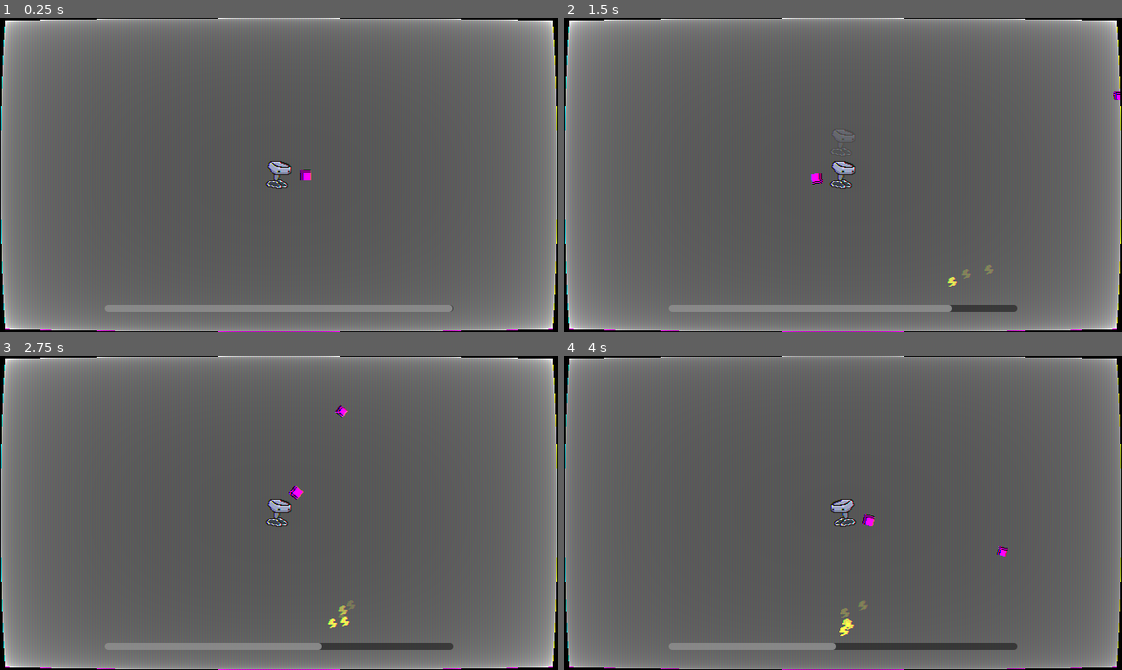
Above: before the commit, frames 1-4 (two rows, left to right).
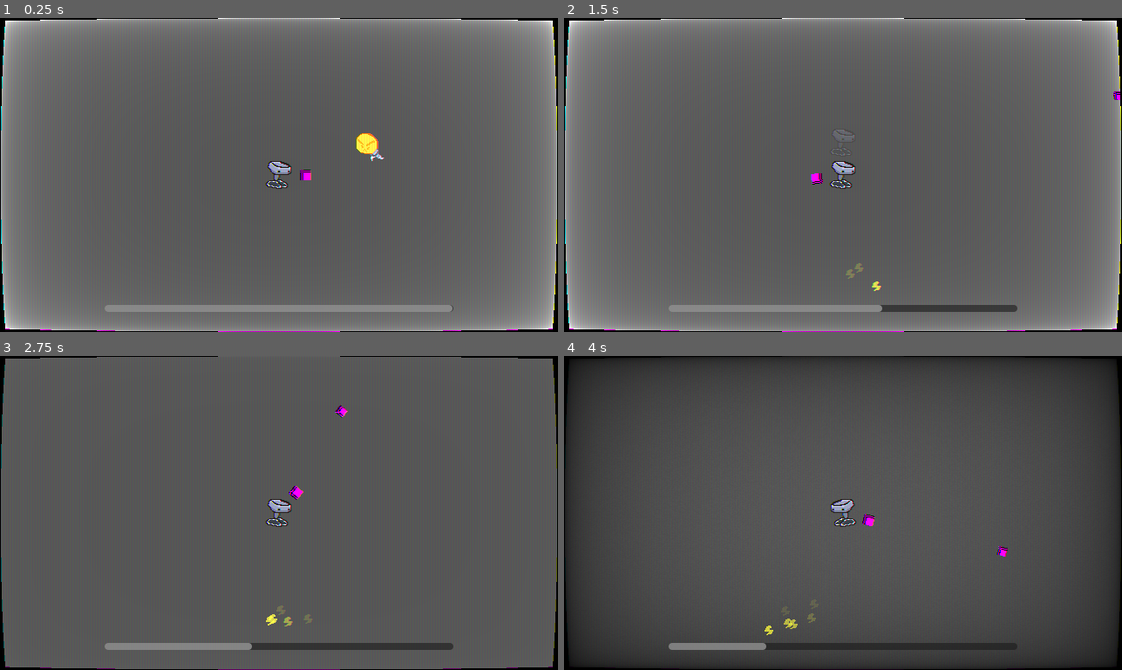
Above: after the commit, the same moments.

Repository: kinghos/GMTK-Game-Jam-2026
Game: Godot game, scene res://scenes/level/level.tscn
Two runs of this game, one before a commit and one after it. Both use one fixed random seed, a clock stepped at 60 frames per second and the inputs below.
Inputs (mouse positions are in pixels of both pictures, inside the frame that each line leads up to):
- Up to frame 1 (0.25 s): no input
- Up to frame 2 (1.5 s): move the mouse to (965, 159) at 0.52 s; press the mouse at (965, 159) at 0.53 s; hold D (Right) 0.53-1.28 s; move the mouse to (731, 190) at 1.27 s; release the mouse at (731, 190) at 1.28 s; hold S (Down) from 1.28 s (still down); tap Shift (Sprint) at 1.35 s
- Up to frame 3 (2.75 s): tap Enter at 2 s; move the mouse to (334, 443) at 2.02 s; release S (Down) at 2.03 s; press the mouse at (334, 443) at 2.03 s; hold D (Right) from 2.03 s (still down)
- Up to frame 4 (4 s): move the mouse to (815, 575) at 2.77 s; release D (Right) at 2.78 s; release the mouse at (815, 575) at 2.78 s; hold W (Up) 2.78-3.53 s; tap Shift (Sprint) at 2.85 s; tap Space at 3.5 s; move the mouse to (1010, 560) at 3.52 s; press the mouse at (1010, 560) at 3.53 s; hold A (Left) from 3.53 s (still down)

The runs differ from the first frame. In frame 1, 0.3% of the frame differs, in the area x 63-69%, y 36-46%; in frame 2, 0.5%; in frame 3, 18%; in frame 4, 42%, in the area x 0-100%, y 0-100%.

Commit message:
lightbomb

Diff:
--- a/project.godot
+++ b/project.godot
@@ -76,6 +76,7 @@
 2d_physics/layer_4="Boundaries"
 2d_physics/layer_5="Player bullets"
 2d_physics/layer_6="Drops"
+2d_physics/layer_7="Explosion Area"
 
 [physics]
 
--- /dev/null
+++ b/scenes/enemies/lightbomb.gd
@@ -0,0 +1,18 @@
+extends Enemy
+@onready var explosion_sprite: AnimatedSprite2D = $ExplosionSprite
+@onready var asp: AudioStreamPlayer = $AudioStreamPlayer
+
+func _ready() -> void:
+	enemy_type = "lightbomb"
+
+
+
+func _on_explosion_area_body_entered(body: Node2D) -> void:
+	if body is Player:
+		explosion_sprite.show()
+		explosion_sprite.play("kaboom")
+		asp.play()
+		body.use_charge(damage)
+		$CollisionShape2D.set_deferred("disabled", true)
+		await explosion_sprite.animation_finished
+		queue_free()
--- /dev/null
+++ b/scenes/enemies/lightbomb.tscn
@@ -0,0 +1,245 @@
+[gd_scene format=3 uid="uid://ddets33eig4gx"]
+
+[ext_resource type="PackedScene" uid="uid://hqm0xru0ae3j" path="res://scenes/enemies/base_enemy.tscn" id="1_n8o0g"]
+[ext_resource type="Script" uid="uid://xdemlct3g1iu" path="res://scenes/enemies/lightbomb.gd" id="2_c2wah"]
+[ext_resource type="Texture2D" uid="uid://b76lr6jve3whm" path="res://assets/sprites/lightbulb.png" id="2_w7kay"]
+[ext_resource type="Texture2D" uid="uid://cw3kebnpb8n63" path="res://assets/sprites/explosion.png" id="4_kbc8m"]
+[ext_resource type="AudioStream" uid="uid://ec7i0m11focs" path="res://assets/audio/deltarune-explosion.mp3" id="5_rpfdf"]
+
+[sub_resource type="AtlasTexture" id="AtlasTexture_c2wah"]
+atlas = ExtResource("2_w7kay")
+region = Rect2(0, 0, 32, 32)
+
+[sub_resource type="AtlasTexture" id="AtlasTexture_kbc8m"]
+atlas = ExtResource("2_w7kay")
+region = Rect2(32, 0, 32, 32)
+
+[sub_resource type="AtlasTexture" id="AtlasTexture_rpfdf"]
+atlas = ExtResource("2_w7kay")
+region = Rect2(64, 0, 32, 32)
+
+[sub_resource type="AtlasTexture" id="AtlasTexture_jvpq2"]
+atlas = ExtResource("2_w7kay")
+region = Rect2(96, 0, 32, 32)
+
+[sub_resource type="AtlasTexture" id="AtlasTexture_p3w7u"]
+atlas = ExtResource("2_w7kay")
+region = Rect2(128, 0, 32, 32)
+
+[sub_resource type="AtlasTexture" id="AtlasTexture_1058s"]
+atlas = ExtResource("2_w7kay")
+region = Rect2(160, 0, 32, 32)
+
+[sub_resource type="AtlasTexture" id="AtlasTexture_yir1u"]
+atlas = ExtResource("2_w7kay")
+region = Rect2(192, 0, 32, 32)
+
+[sub_resource type="AtlasTexture" id="AtlasTexture_bl2sq"]
+atlas = ExtResource("2_w7kay")
+region = Rect2(224, 0, 32, 32)
+
+[sub_resource type="AtlasTexture" id="AtlasTexture_enqrq"]
+atlas = ExtResource("2_w7kay")
+region = Rect2(256, 0, 32, 32)
+
+[sub_resource type="AtlasTexture" id="AtlasTexture_su82a"]
+atlas = ExtResource("2_w7kay")
+region = Rect2(288, 0, 32, 32)
+
+[sub_resource type="AtlasTexture" id="AtlasTexture_tyeri"]
+atlas = ExtResource("2_w7kay")
+region = Rect2(320, 0, 32, 32)
+
+[sub_resource type="SpriteFrames" id="SpriteFrames_c2wah"]
+animations = [{
+"frames": [{
+"duration": 1.0,
+"texture": SubResource("AtlasTexture_c2wah")
+}, {
+"duration": 1.0,
+"texture": SubResource("AtlasTexture_kbc8m")
+}, {
+"duration": 1.0,
+"texture": SubResource("AtlasTexture_rpfdf")
+}, {
+"duration": 1.0,
+"texture": SubResource("AtlasTexture_jvpq2")
+}, {
+"duration": 1.0,
+"texture": SubResource("AtlasTexture_p3w7u")
+}, {
+"duration": 1.0,
+"texture": SubResource("AtlasTexture_1058s")
+}, {
+"duration": 1.0,
+"texture": SubResource("AtlasTexture_yir1u")
+}, {
+"duration": 1.0,
+"texture": SubResource("AtlasTexture_bl2sq")
+}, {
+"duration": 1.0,
+"texture": SubResource("AtlasTexture_enqrq")
+}, {
+"duration": 1.0,
+"texture": SubResource("AtlasTexture_su82a")
+}, {
+"duration": 1.0,
+"texture": SubResource("AtlasTexture_tyeri")
+}],
+"loop": 1,
+"name": &"run",
+"speed": 12.0
+}]
+
+[sub_resource type="CircleShape2D" id="CircleShape2D_k5ghg"]
+radius = 29.15476
+
+[sub_resource type="AtlasTexture" id="AtlasTexture_faxbh"]
+atlas = ExtResource("4_kbc8m")
+region = Rect2(0, 0, 96, 96)
+
+[sub_resource type="AtlasTexture" id="AtlasTexture_x0yki"]
+atlas = ExtResource("4_kbc8m")
+region = Rect2(96, 0, 96, 96)
+
+[sub_resource type="AtlasTexture" id="AtlasTexture_x8t63"]
+atlas = ExtResource("4_kbc8m")
+region = Rect2(192, 0, 96, 96)
+
+[sub_resource type="AtlasTexture" id="AtlasTexture_vblb3"]
+atlas = ExtResource("4_kbc8m")
+region = Rect2(288, 0, 96, 96)
+
+[sub_resource type="AtlasTexture" id="AtlasTexture_0xpso"]
+atlas = ExtResource("4_kbc8m")
+region = Rect2(384, 0, 96, 96)
+
+[sub_resource type="AtlasTexture" id="AtlasTexture_e7xd4"]
+atlas = ExtResource("4_kbc8m")
+region = Rect2(480, 0, 96, 96)
+
+[sub_resource type="AtlasTexture" id="AtlasTexture_pol17"]
+atlas = ExtResource("4_kbc8m")
+region = Rect2(576, 0, 96, 96)
+
+[sub_resource type="AtlasTexture" id="AtlasTexture_tnc67"]
+atlas = ExtResource("4_kbc8m")
+region = Rect2(672, 0, 96, 96)
+
+[sub_resource type="AtlasTexture" id="AtlasTexture_gricb"]
+atlas = ExtResource("4_kbc8m")
+region = Rect2(768, 0, 96, 96)
+
+[sub_resource type="AtlasTexture" id="AtlasTexture_asa81"]
+atlas = ExtResource("4_kbc8m")
+region = Rect2(864, 0, 96, 96)
+
+[sub_resource type="AtlasTexture" id="AtlasTexture_l3yyv"]
+atlas = ExtResource("4_kbc8m")
+region = Rect2(960, 0, 96, 96)
+
+[sub_resource type="AtlasTexture" id="AtlasTexture_cka84"]
+atlas = ExtResource("4_kbc8m")
+region = Rect2(1056, 0, 96, 96)
+
+[sub_resource type="AtlasTexture" id="AtlasTexture_3j0pg"]
+atlas = ExtResource("4_kbc8m")
+region = Rect2(1152, 0, 96, 96)
+
+[sub_resource type="AtlasTexture" id="AtlasTexture_a6yvi"]
+atlas = ExtResource("4_kbc8m")
+region = Rect2(1248, 0, 96, 96)
+
+[sub_resource type="AtlasTexture" id="AtlasTexture_m7egc"]
+atlas = ExtResource("4_kbc8m")
+region = Rect2(1344, 0, 96, 96)
+
+[sub_resource type="AtlasTexture" id="AtlasTexture_ybv2a"]
+atlas = ExtResource("4_kbc8m")
+region = Rect2(1440, 0, 96, 96)
+
+[sub_resource type="SpriteFrames" id="SpriteFrames_k5ghg"]
+animations = [{
+"frames": [{
+"duration": 1.0,
+"texture": SubResource("AtlasTexture_faxbh")
+}, {
+"duration": 1.0,
+"texture": SubResource("AtlasTexture_x0yki")
+}, {
+"duration": 1.0,
+"texture": SubResource("AtlasTexture_x8t63")
+}, {
+"duration": 1.0,
+"texture": SubResource("AtlasTexture_vblb3")
+}, {
+"duration": 1.0,
+"texture": SubResource("AtlasTexture_0xpso")
+}, {
+"duration": 1.0,
+"texture": SubResource("AtlasTexture_e7xd4")
+}, {
+"duration": 1.0,
+"texture": SubResource("AtlasTexture_pol17")
+}, {
+"duration": 1.0,
+"texture": SubResource("AtlasTexture_tnc67")
+}, {
+"duration": 1.0,
+"texture": SubResource("AtlasTexture_gricb")
+}, {
+"duration": 1.0,
+"texture": SubResource("AtlasTexture_asa81")
+}, {
+"duration": 1.0,
+"texture": SubResource("AtlasTexture_l3yyv")
+}, {
+"duration": 1.0,
+"texture": SubResource("AtlasTexture_cka84")
+}, {
+"duration": 1.0,
+"texture": SubResource("AtlasTexture_3j0pg")
+}, {
+"duration": 1.0,
+"texture": SubResource("AtlasTexture_a6yvi")
+}, {
+"duration": 1.0,
+"texture": SubResource("AtlasTexture_m7egc")
+}, {
+"duration": 1.0,
+"texture": SubResource("AtlasTexture_ybv2a")
+}],
+"loop": 0,
+"name": &"kaboom",
+"speed": 24.0
+}]
+
+[node name="Lightbomb" unique_id=1193687902 instance=ExtResource("1_n8o0g")]
+script = ExtResource("2_c2wah")
+hp = 10
+damage = 30
+speed = 100
+
+[node name="Sprite2D" parent="." index="1" unique_id=162748549]
+sprite_frames = SubResource("SpriteFrames_c2wah")
+animation = &"run"
+autoplay = "run"
+frame_progress = 0.76641977
+
+[node name="ExplosionArea" type="Area2D" parent="." index="4" unique_id=105444748]
+collision_layer = 64
+
+[node name="CollisionShape2D" type="CollisionShape2D" parent="ExplosionArea" index="0" unique_id=1569346037]
+shape = SubResource("CircleShape2D_k5ghg")
+
+[node name="ExplosionSprite" type="AnimatedSprite2D" parent="." index="5" unique_id=875309463]
+visible = false
+sprite_frames = SubResource("SpriteFrames_k5ghg")
+animation = &"kaboom"
+autoplay = "kaboom"
+
+[node name="AudioStreamPlayer" type="AudioStreamPlayer" parent="." index="6" unique_id=473423202]
+stream = ExtResource("5_rpfdf")
+volume_db = -1.93
+
+[connection signal="body_entered" from="ExplosionArea" to="." method="_on_explosion_area_body_entered"]
--- a/scenes/level/level.gd
+++ b/scenes/level/level.gd
@@ -22,5 +22,5 @@
 		await get_tree().create_timer(0.5).timeout
 		var fodder: Enemy = FODDER.instantiate()
 		fodder.global_position = player_pos + spawn_offset.rotated(randf_range(0, TAU))
-		add_child(fodder)
+		$Enemies.add_child(fodder)
 	wave_complete = true
--- a/scenes/level/level.tscn
+++ b/scenes/level/level.tscn
@@ -1,6 +1,7 @@
 [gd_scene format=3 uid="uid://cc7gqs5oj7agq"]
 
 [ext_resource type="Script" uid="uid://bflra6x651531" path="res://scenes/level/level.gd" id="1_i166f"]
+[ext_resource type="PackedScene" uid="uid://ddets33eig4gx" path="res://scenes/enemies/lightbomb.tscn" id="2_hnne4"]
 [ext_resource type="PackedScene" uid="uid://b87hq2kmyp5ee" path="res://scenes/player/player.tscn" id="2_qkmgm"]
 [ext_resource type="PackedScene" uid="uid://dmlqu105ltwt4" path="res://scenes/hud/hud.tscn" id="3_hnne4"]
 
@@ -9,6 +10,11 @@
 
 [node name="Drops" type="Node" parent="." unique_id=392054925]
 
+[node name="Enemies" type="Node" parent="." unique_id=1218197294]
+
+[node name="BaseEnemy" parent="Enemies" unique_id=1193687902 instance=ExtResource("2_hnne4")]
+position = Vector2(976, 654)
+
 [node name="CharacterBody2D" parent="." unique_id=181589956 instance=ExtResource("2_qkmgm")]
 z_index = 1
 position = Vector2(848, 693)
--- a/scenes/player/player.tscn
+++ b/scenes/player/player.tscn
@@ -11,7 +11,7 @@
 size = Vector2(12, 12)
 
 [node name="Player" type="CharacterBody2D" unique_id=181589956]
-collision_mask = 12
+collision_mask = 76
 script = ExtResource("1_g2els")
 
 [node name="CollisionShape2D" type="CollisionShape2D" parent="." unique_id=694806254]
Not shown, added: assets/audio/deltarune-explosion.mp3.import
Not shown, changed: assets/audio/soundreality-explosion-fx-343683.mp3.import
Binary file added: assets/sprites/explosion.png
Not shown, added: assets/sprites/explosion.png.import
Not shown, added: scenes/enemies/lightbomb.gd.uid
Not shown, added: assets/audio/deltarune-explosion.mp3
